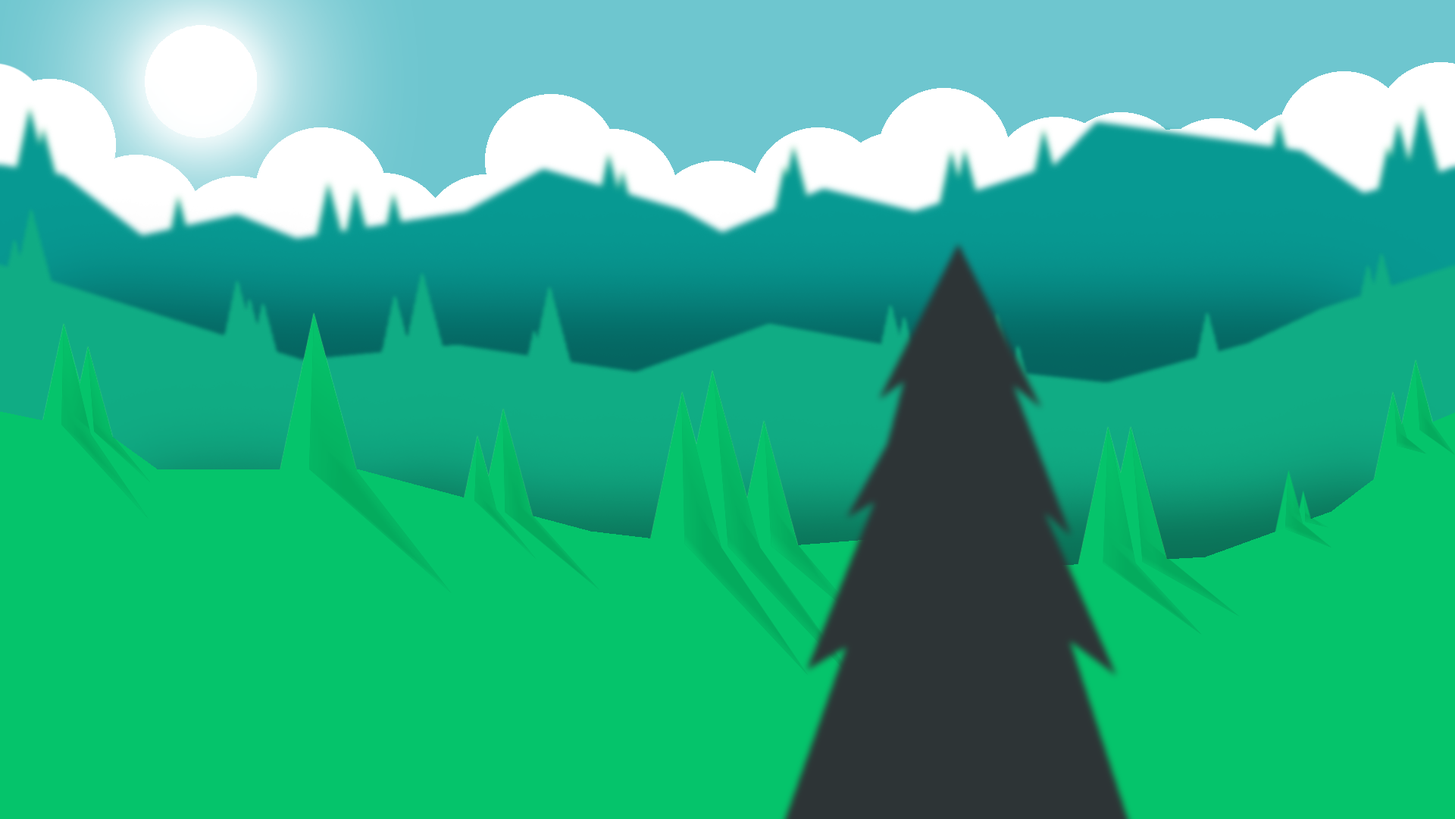
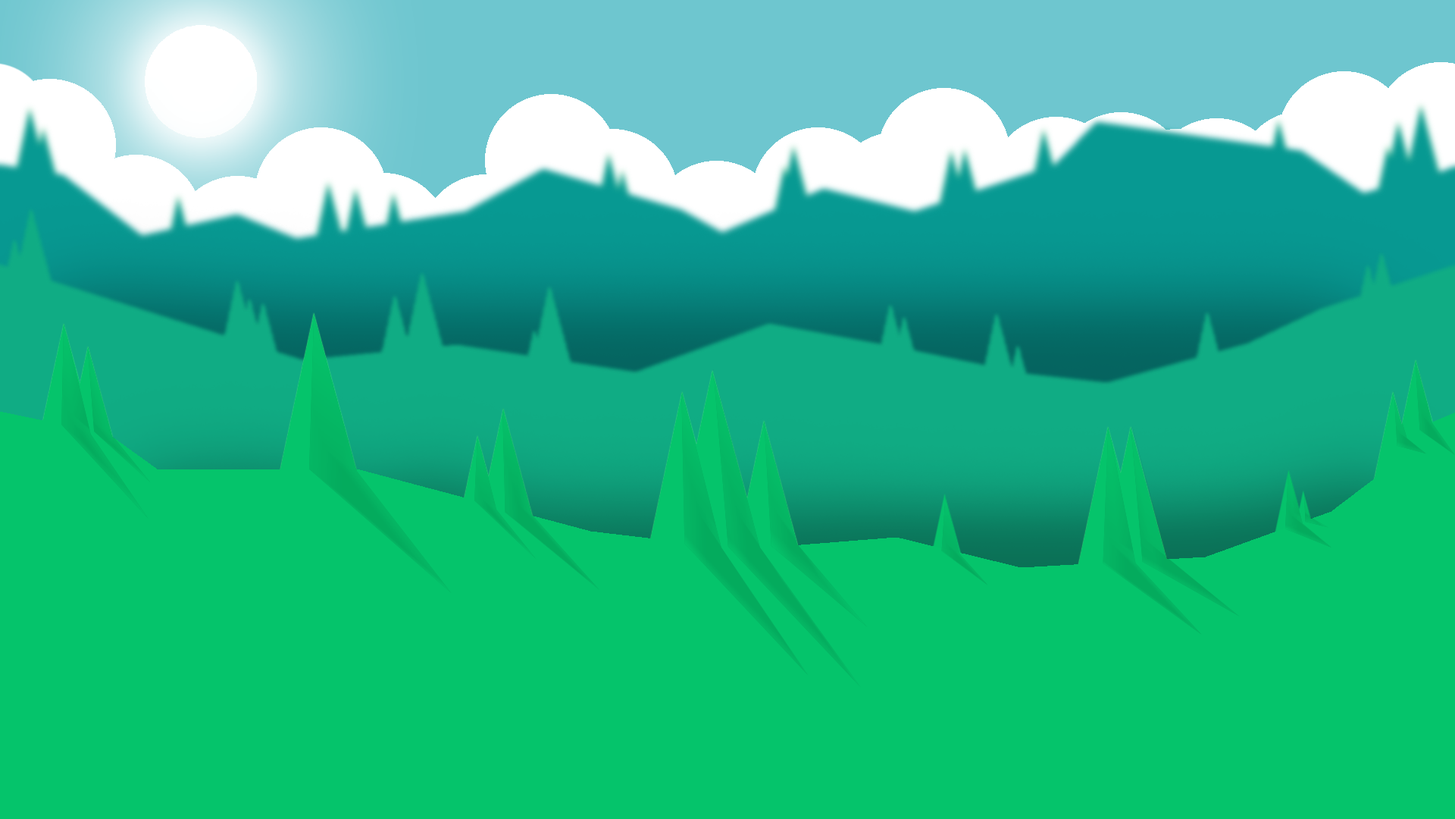
Before/after of a w=1455, h=819 layered artwork. What changed in the layer stack:
removed layer "Tree" over [779, 240, 1135, 819]
renamed "Sky" to "Cloud", painted on it over [875, 240, 1043, 398]
